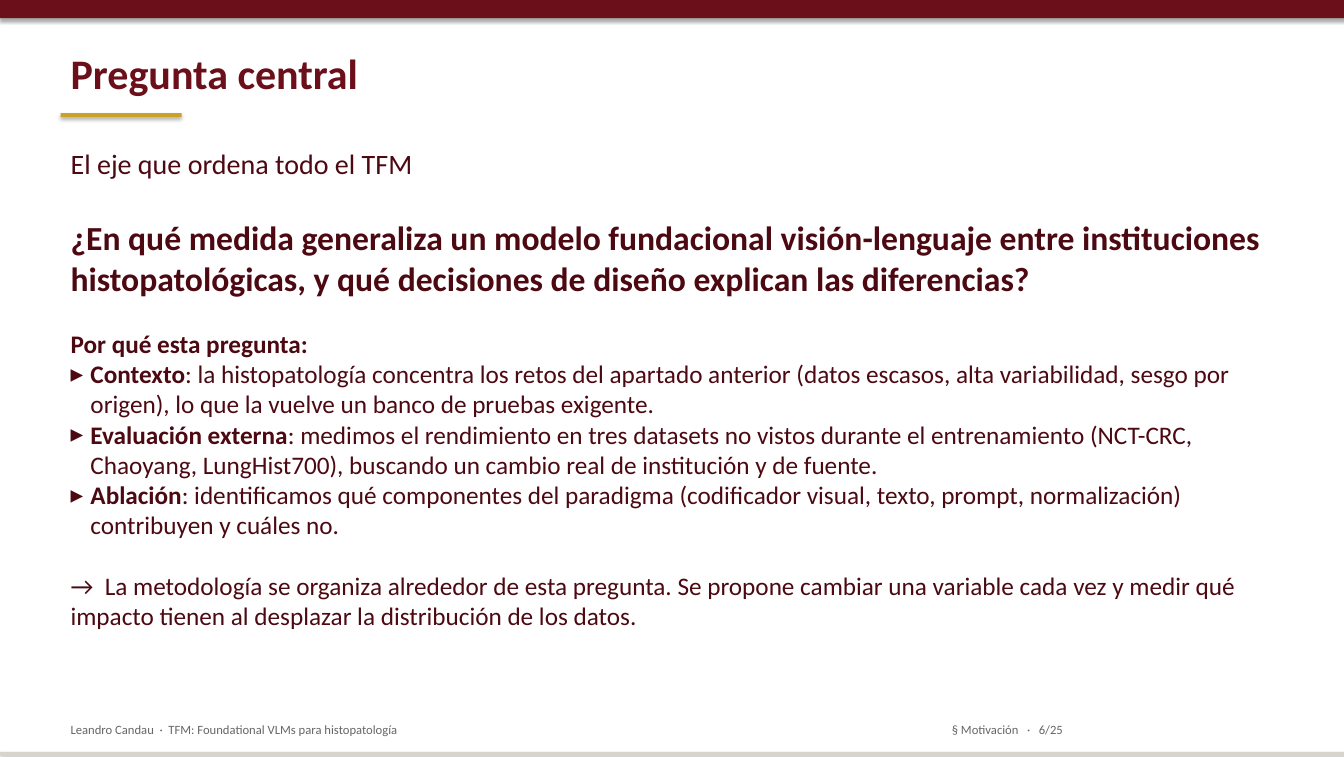
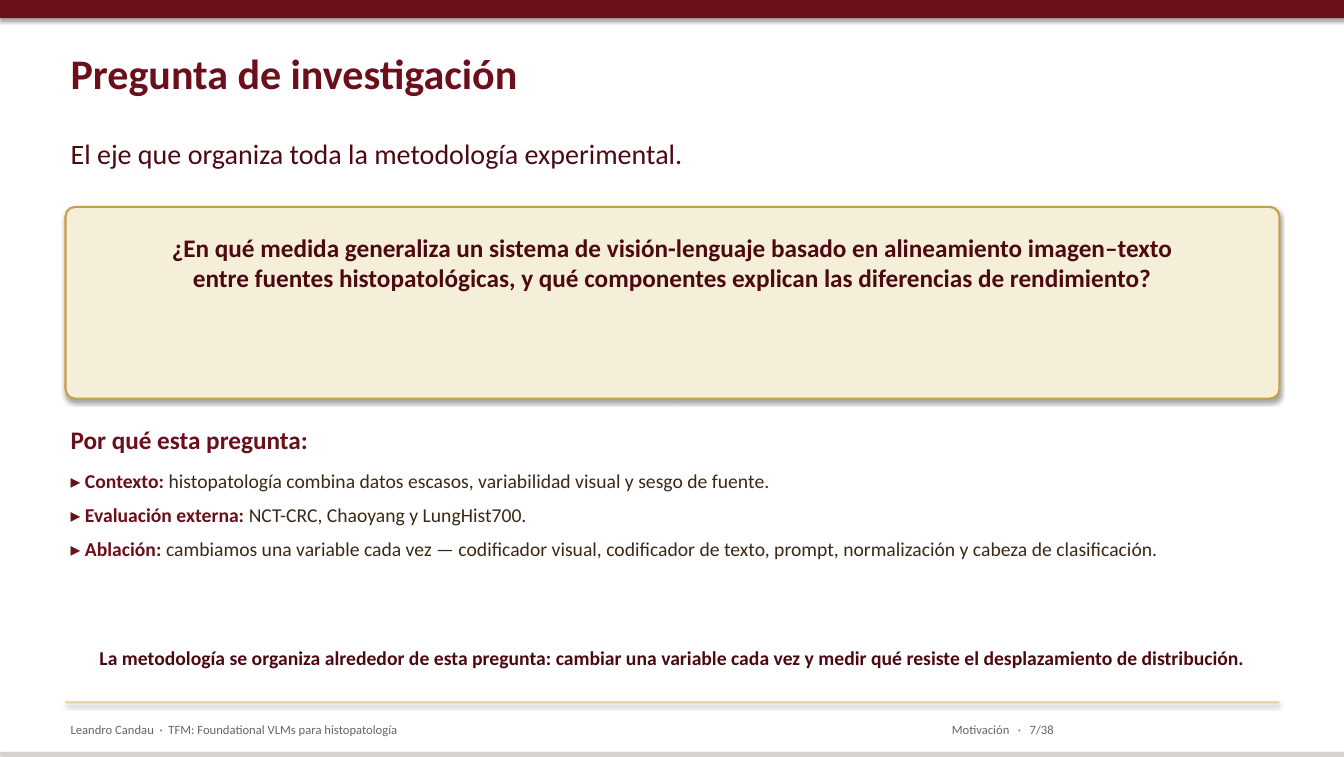
Before and after one commit to lcandau/histopathology-clip-lab, a slide deck: slide 7 of report/TFM_defense.pptx (slide 6 before the commit). Drawn at 1344x757 pixels with LibreOffice and Linux fonts; fonts in the diff are those of the drawing. Boxes give left, top, right and bottom in pixels: in the first picture for what was removed or moved away, otherwise in the second. Text is boxed around its words. In the diff, an @@ line names an element or a change of style, - is before the commit and + after.

```diff
--- a/report/TFM_defense.pptx
+++ b/report/TFM_defense.pptx
@@ text at (x1=71, y1=59, x2=518, y2=96): text changed @@
-Pregunta central
+Pregunta de investigación
@@ rectangle removed at (x1=61, y1=113, x2=182, y2=117) @@
@@ text at (x1=71, y1=144, x2=683, y2=169): text changed @@
-El eje que ordena todo el TFM
+El eje que organiza toda la metodología experimental.
@@ rounded rectangle added at (x1=66, y1=207, x2=1279, y2=399), fill #F5EED8, outline #C6A046 1.5 pt @@
@@ text removed at (x1=71, y1=226, x2=1259, y2=629) @@
-¿En qué medida generaliza un modelo fundacional visión-lenguaje entre instituciones histopatológicas, y qué decisiones de diseño explican las diferencias?
-Por qué esta pregunta:
-▸ Contexto: la histopatología concentra los retos del apartado anterior (datos escasos, alta variabilidad, sesgo por origen), lo que la vuelve un banco de pruebas exigente.
-▸ Evaluación externa: medimos el rendimiento en tres datasets no vistos durante el entrenamiento (NCT-CRC, Chaoyang, LungHist700), buscando un cambio real de institución y de fuente.
-▸ Ablación: identificamos qué componentes del paradigma (codificador visual, texto, prompt, normalización) contribuyen y cuáles no.
-→ La metodología se organiza alrededor de esta pregunta. Se propone cambiar una variable cada vez y medir qué impacto tienen al desplazar la distribución de los datos.
@@ text added at (x1=172, y1=239, x2=1172, y2=292), 18 pt, text #4D0912, bold @@
+¿En qué medida generaliza un sistema de visión-lenguaje basado en alineamiento imagen–texto
+entre fuentes histopatológicas, y qué componentes explican las diferencias de rendimiento?
@@ text added at (x1=71, y1=431, x2=308, y2=454), 18 pt, text #6B0F1A, bold @@
+Por qué esta pregunta:
@@ text added at (x1=85, y1=474, x2=1157, y2=559), 14 pt, text #3C2814 @@
+▸ Contexto: histopatología combina datos escasos, variabilidad visual y sesgo de fuente.
+▸ Evaluación externa: NCT-CRC, Chaoyang y LungHist700.
+▸ Ablación: cambiamos una variable cada vez — codificador visual, codificador de texto, prompt, normalización y cabeza de clasificación.
@@ text added at (x1=99, y1=651, x2=1244, y2=669), 14 pt, text #4D0912, bold @@
+La metodología se organiza alrededor de esta pregunta: cambiar una variable cada vez y medir qué resiste el desplazamiento de distribución.
@@ rectangle added at (x1=66, y1=701, x2=1279, y2=703), fill #E5D0A0 @@
@@ text at (x1=952, y1=725, x2=1054, y2=735): text changed @@
-§ Motivación · 6/25
+Motivación · 7/38
```
Also in this commit, not shown: 18 other slides changed, 14 slides added, 1 slide removed, 1 other file.
